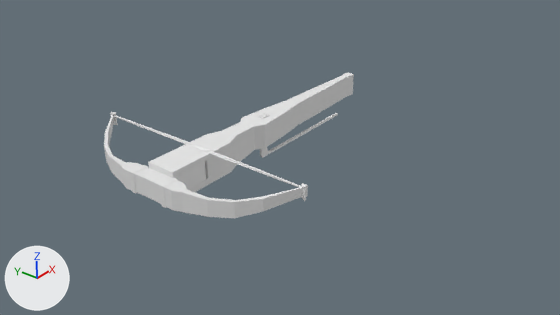
The Blender file Assets/Models/Crossbow.blend: old version first, new version second.
Camera for both pictures: the file's camera 'Camera'. Lighting does not change. The marker at lower left points along +X, +Y and +Z.

Before the edit, the objects in view are built like this:
```python
me_cube = bpy.data.meshes.new('Cube')
me_cube.from_pydata(...)  # 72 vertices, 66 faces; spans x -3.7..16.2, y -1.0..1.0, z -1.0..1.0
me_cube.materials.append(mat_material)  # white #e7e7e7
me_cube_002 = bpy.data.meshes.new('Cube.002')
me_cube_002.from_pydata(...)  # 94 vertices, 89 faces; spans x -2.71..1.51, y -7.96..0.0, z -0.62..1.23
me_cube_003 = bpy.data.meshes.new('Cube.003')
me_cube_003.from_pydata(...)  # 120 vertices, 89 faces; spans x -0.25..0.06, y -7.98..0.0, z -0.68..0.22
me_cube_004 = bpy.data.meshes.new('Cube.004')
me_cube_004.from_pydata(...)  # 48 vertices, 43 faces; spans x -0.32..9.1, y -0.26..0.26, z -1.99..1.14
# before: 32 (0.28, -0.09, -1.99) at pixel (267, 155), 33 (0.28, 0.09, -1.99), 36 (9.1, -0.09, -1.82) at pixel (337, 113), 37 (9.1, 0.09, -1.82) at pixel (336, 112), 38 (9.1, -0.09, -1.99) at pixel (337, 115)
# before: 39 (9.1, 0.09, -1.99) at pixel (335, 114), 40 (0.48, -0.09, -1.82) at pixel (269, 151), 43 (0.28, -0.09, -1.96) at pixel (267, 154), 45 (0.48, 0.09, -1.82) at pixel (267, 151), 46 (0.28, 0.09, -1.96)
ob_bow = bpy.data.objects.new('Bow', me_cube_002)
ob_bow.parent = ob_main_body
ob_bow.location = (-2.068, 0.0, 0.0)
_m = ob_bow.modifiers.new('Mirror', 'MIRROR')
_m.use_axis = (False, True, False)
ob_lever = bpy.data.objects.new('Lever', me_cube_004)
ob_lever.parent = ob_main_body
ob_lever.location = (5.4, 0.0, 0.0)
ob_main_body = bpy.data.objects.new('Main Body', me_cube)
ob_main_body.location = (0.0, 0.0, 0.0)
ob_sinew = bpy.data.objects.new('Sinew', me_cube_003)
ob_sinew.parent = ob_main_body
ob_sinew.location = (-0.643, 0.0, 1.069)
_m = ob_sinew.modifiers.new('Mirror', 'MIRROR')
_m.use_axis = (False, True, False)
```
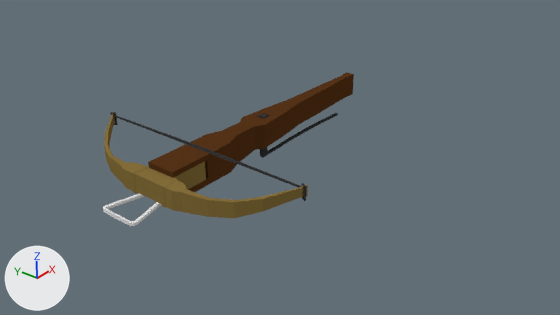
Commit message: Added final crossbow

Patch to the scene script:
```diff
--- a/Assets/Models/Crossbow.blend.py
+++ b/Assets/Models/Crossbow.blend.py
@@ mat_bow_material @@
+mat_bow_material = diffuse_material('Bow material')
+mat_bow_material.base_color = (0.24, 0.162, 0.0444)  # yellow #86703b
@@ mat_metal_dark @@
+mat_metal_dark = diffuse_material('Metal dark')
+mat_metal_dark.base_color = (0.0374, 0.0374, 0.0374)  # black #363636
@@ mat_wood @@
+mat_wood = diffuse_material('Wood')
+mat_wood.base_color = (0.0946, 0.0345, 0.00952)  # brown #573419
@@ me_cube @@
 me_cube.from_pydata(...)  # 72 vertices, 66 faces; spans x -3.7..16.2, y -1.0..1.0, z -1.0..1.0
-me_cube.materials.append(mat_material)  # white #e7e7e7
+me_cube.materials.append(mat_wood)  # brown #573419
@@ me_cube_004 @@
 # used by ob_lever; parent = ob_main_body; location = (5.4, 0.0, 0.0)
 # verts and faces of me_cube_004; kept vertices keep their numbers, new ones are numbered from 48
-me_cube_004.from_pydata(...)  # 48 vertices, 43 faces; spans x -0.32..9.1, y -0.26..0.26, z -1.99..1.14
+me_cube_004.from_pydata(...)  # 56 vertices, 51 faces; spans x -0.32..9.1, y -0.26..0.26, z -1.99..1.14
+# me_cube_004 part 1
+delete_faces([(32, 38, 36, 40, 43), (33, 46, 45, 37, 39), (32, 33, 39, 38), (36, 37, 45, 40)])
+verts[48] = (6.27, -0.09, -1.87)  # pixel (317, 125)
+verts[49] = (3.33, -0.09, -1.87)  # pixel (294, 138)
+verts[50] = (3.29, -0.09, -1.7)  # pixel (293, 136)
+verts[51] = (6.24, -0.09, -1.7)  # pixel (317, 123)
+for new, old in zip([*range(52, 56)], [*range(48, 52)]): verts[new] = verts[old] + (0.0, 0.18, 0.0)
+faces += [(32, 49, 50, 40, 43), (33, 46, 45, 54, 53), (38, 48, 52, 39), (36, 37, 55, 51), (32, 33, 53, 49), (48, 49, 53, 52)]
+faces += [(40, 50, 54, 45), (50, 51, 55, 54), (48, 51, 50, 49), (36, 51, 48, 38), (37, 39, 52, 55), (52, 53, 54, 55)]
+# me_cube_004 part 2: 39 faces spanning x -0.32..9.1, y -0.26..0.26, z -1.99..1.14 switch from no material to mat_metal_dark (black #363636)
@@ me_cube_003 @@
 me_cube_003.from_pydata(...)  # 120 vertices, 89 faces; spans x -0.25..0.06, y -7.98..0.0, z -0.68..0.22
+me_cube_003.materials.append(mat_metal_dark)  # black #363636
@@ me_cube_002 @@
 # used by ob_bow; parent = ob_main_body; location = (-2.068, 0.0, 0.0)
-me_cube_002.from_pydata(...)  # 94 vertices, 89 faces; spans x -2.71..1.51, y -7.96..0.0, z -0.62..1.23
+me_cube_002.from_pydata(...)  # 122 vertices, 115 faces; spans x -4.94..1.51, y -7.96..0.0, z -0.78..1.23
+# me_cube_002 part 3
+# 5 faces are deleted
+# 23 vertices are added at x -4.94..-1.71, y -1.34..0.0, z -0.78..0.65
+# 5 new vertices lie (0.0, 0.0, 0.17) away from vertices in x -4.84..-2.64, y -1.34..-0.63, z -0.73
+# 10 new faces join them, mat_bow_material (yellow #86703b)
+# 21 new faces join them, mat_material (white #e7e7e7)
+# me_cube_002 part 4: 84 faces spanning x -2.71..1.51, y -7.96..0.0, z -0.62..1.23 switch from no material to mat_bow_material (yellow #86703b)
+me_cube_002.materials.append(mat_material)  # white #e7e7e7
```

Where the change shows, as pixel boxes (x1, y1, x2, y2) in the pictures (560 x 315 px):
'Main Body', recoloured (white to brown): (148, 73, 354, 192) in both
'Bow', reshaped (8% taller): before (104, 114, 308, 218); after (103, 114, 308, 226)
'Sinew', recoloured (white to black): (111, 112, 306, 201) in both
part 1 of me_cube_004, built on: (268, 113, 338, 154) in both
part 2 of me_cube_004, recoloured: (257, 113, 269, 158) in both
part 3 of me_cube_002, built on: before (135, 161, 205, 204); after (103, 161, 205, 226)
part 4 of me_cube_002, recoloured (white to brown): (104, 114, 308, 218) in both
